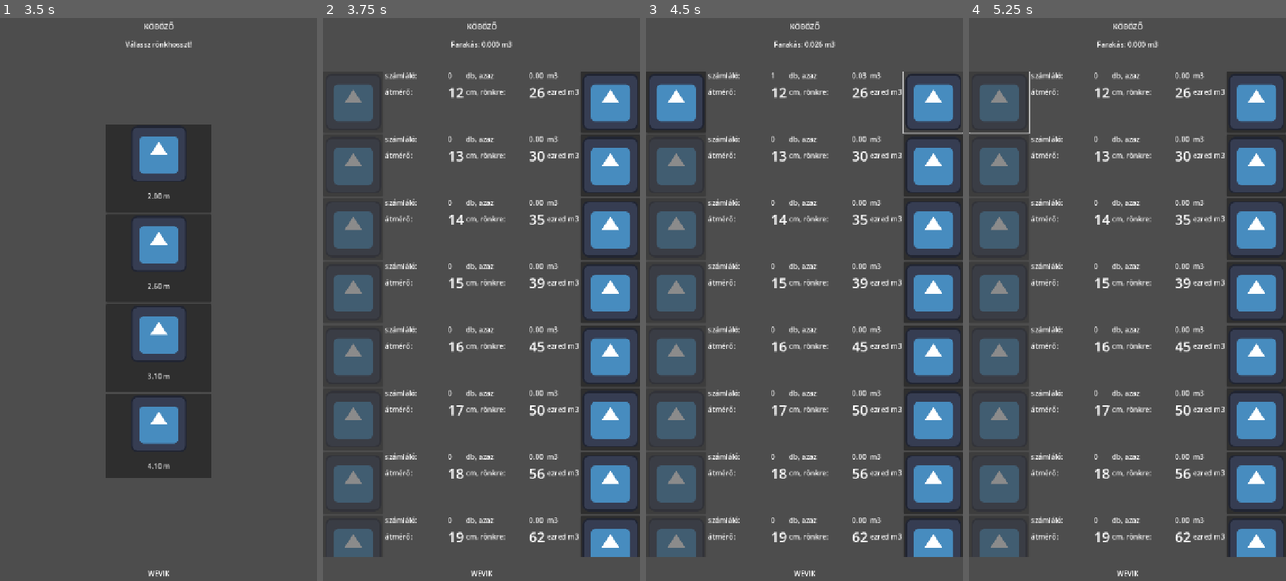
Above: before the commit, frames 1-4 (left to right).
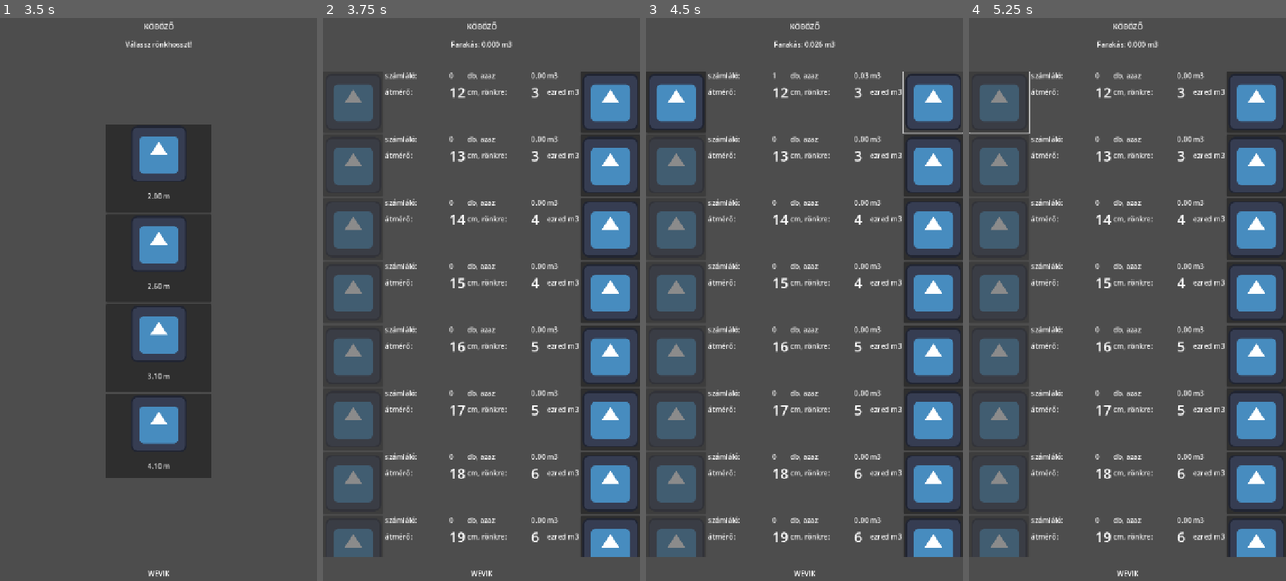
Above: after the commit, the same moments.

Repository: rolika/kob_g
Game: Godot game, scene res://main.tscn
Same seed, same stepped clock (60 frames per second), same inputs: the game is played once before the commit and once after it. The engine's default icon, where the game draws it, is replaced by a stand-in: a white triangle on a blue panel in a dark square.
Inputs (mouse positions are in pixels of both pictures, inside the frame that each line leads up to):
- Up to frame 1 (3.5 s): click (155, 124) at 0.52 s; type "12" at 0.6 s; click (155, 181) at 0.75 s; type "12" at 0.83 s; click (155, 237) at 0.98 s; type "12" at 1.07 s; click (155, 293) at 1.27 s; type "WEVIK" at 1.35 s; click "Tovább" at 2 s; click "tölgy" at 2.75 s
- Up to frame 2 (3.75 s): click "2.00 m" at 3.5 s
- Up to frame 3 (4.5 s): click (934, 102) at 4.27 s
- Up to frame 4 (5.25 s): click (997, 102) at 5 s

Frame 1 is identical in both runs. In frame 2, 2.4% of the frame differs, in the area x 39-71%, y 9-94%; in frame 3, 2.4%; in frame 4, 2.4%.

Commit message:
use global Pile class

Diff:
--- a/scripts/cube_control.gd
+++ b/scripts/cube_control.gd
@@ -1,19 +1,16 @@
 extends Control
 
-const PRECISION: float = 0.001
-var counter: int
 var diameter: int  # diamater is represented in centimetres
-var cube: int  # cube data is represented in m3, must be multiplied by the given precision
+var cube: int  # the statistical cube data as an integer (precision is hardcoded in pile.gd)
 
 func _ready() -> void:
-    counter = 0
     set_cube_data()
 
 func _on_decrease_button_pressed() -> void:
-    counter -= 1
+    CurrentPile.decrement(cube)
 
 func _on_increase_button_pressed() -> void:
-    counter += 1
+    CurrentPile.increment(cube)
 
 func _process(_delta: float) -> void:
     var decrease_button: Button = $HBoxContainer/DecreaseButton
@@ -21,18 +18,15 @@
     var diameter_label: Label = $HBoxContainer/GridContainer/DiameterLabel
     var cubic_label: Label = $HBoxContainer/GridContainer/CubicLabel
     var volume_label: Label = $HBoxContainer/GridContainer/VolumeLabel
-    if counter > 0:
+    if CurrentPile.counter[cube] > 0:
         decrease_button.disabled = false
     else:
         decrease_button.disabled = true
-    counter_label.text = str(counter)
+    counter_label.text = str(CurrentPile.counter[cube])
     diameter_label.text = str(diameter)
-    cubic_label.text = str(cube)
-    volume_label.text = "%.2f" % get_volume()
+    cubic_label.text = str(int(round(cube / 10.0)))
+    volume_label.text = "%.2f" % CurrentPile.get_volume(cube)
 
 func set_cube_data(diameter_: int = 20, cube_: int = 15) -> void:
     diameter = diameter_
     cube = cube_
-
-func get_volume() -> float:
-    return cube * counter * PRECISION
--- a/scripts/cube_workspace.gd
+++ b/scripts/cube_workspace.gd
@@ -3,17 +3,12 @@
 const CUBE_CONTROL = preload("res://scenes/cube_control.tscn")
 
 func _ready() -> void:
-    var cube_data: Array = File_IO.get_cubedata()
-    for i in range(cube_data.size()):
+    var index = 0
+    for cube in CurrentPile.counter:
         var cube_control = CUBE_CONTROL.instantiate()
         $ScrollContainer/VBoxContainer.add_child(cube_control)
-        cube_control.set_cube_data(CurrentPile.STARTING_DIAMETER + i, cube_data[i])
+        cube_control.set_cube_data(CurrentPile.STARTING_DIAMETER + index, cube)
+        index += 1
 
 func _process(_delta: float) -> void:
-    $SubtitleLabel.text = "Farakás: %.3f m3" % get_total_volume()
-
-func get_total_volume() -> float:
-    var total: float = 0.0
-    for single in $ScrollContainer/VBoxContainer.get_children():
-        total += single.get_volume()
-    return total
+    $SubtitleLabel.text = "Farakás: %.3f m3" % CurrentPile.get_total_volume()
--- a/scripts/main.gd
+++ b/scripts/main.gd
@@ -29,6 +29,7 @@
     remove_prev_scene()
     scene = WORKSPACE_SCENE.instantiate()
     CurrentPile.length = length
+    CurrentPile.init()
     add_child(scene)
     scene.set_position(Vector2(0, 0))
 
--- a/scripts/pile.gd
+++ b/scripts/pile.gd
@@ -9,23 +9,28 @@
 var person: String
 var type: String
 var length: float
-var cube_data: Array[int]
-var count: Array[int]
+var counter: Dictionary[int, int]
 
 func is_valid() -> bool:
     return not (company.is_empty() or city.is_empty() or site.is_empty() or person.is_empty())
 
 func init() -> void:
-    cube_data = File_IO.get_cubedata()
-    count.resize(cube_data.size())
-    count.fill(0)
+    assert(length)
+    var cube_data = File_IO.get_cubedata()
+    for cube in cube_data:
+        counter[cube] = 0
 
-func get_volume(diameter: int) -> float:
-    var index = diameter - STARTING_DIAMETER
-    return cube_data[index] * count[index] * CUBE_DATA_PRECISION
+func get_volume(cube: int) -> float:
+    return cube * counter[cube] * CUBE_DATA_PRECISION
 
 func get_total_volume() -> float:
     var total_volume = 0.0
-    for i in range(count.size()):
-        total_volume += get_volume(i + STARTING_DIAMETER)
+    for cube in counter:
+        total_volume += get_volume(cube)
     return total_volume
+
+func increment(cube: int) -> void:
+    counter[cube] += 1
+
+func decrement(cube: int) -> void:
+    counter[cube] -= 1
